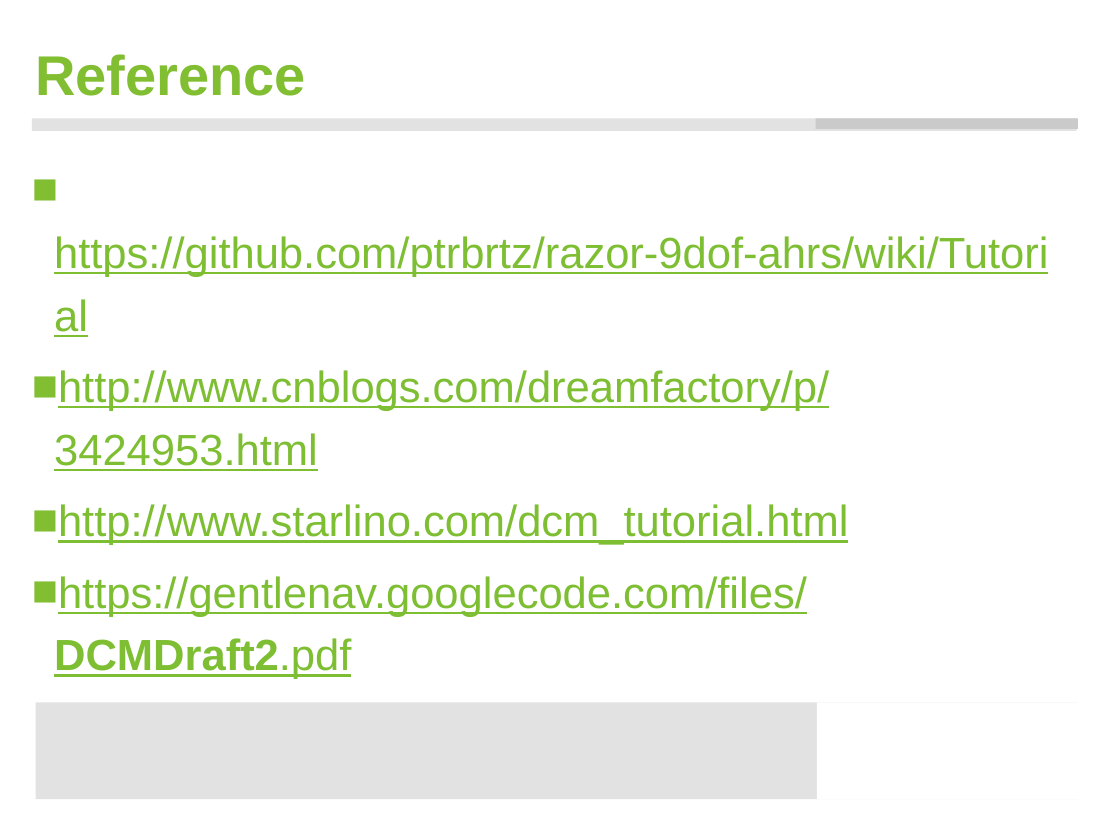
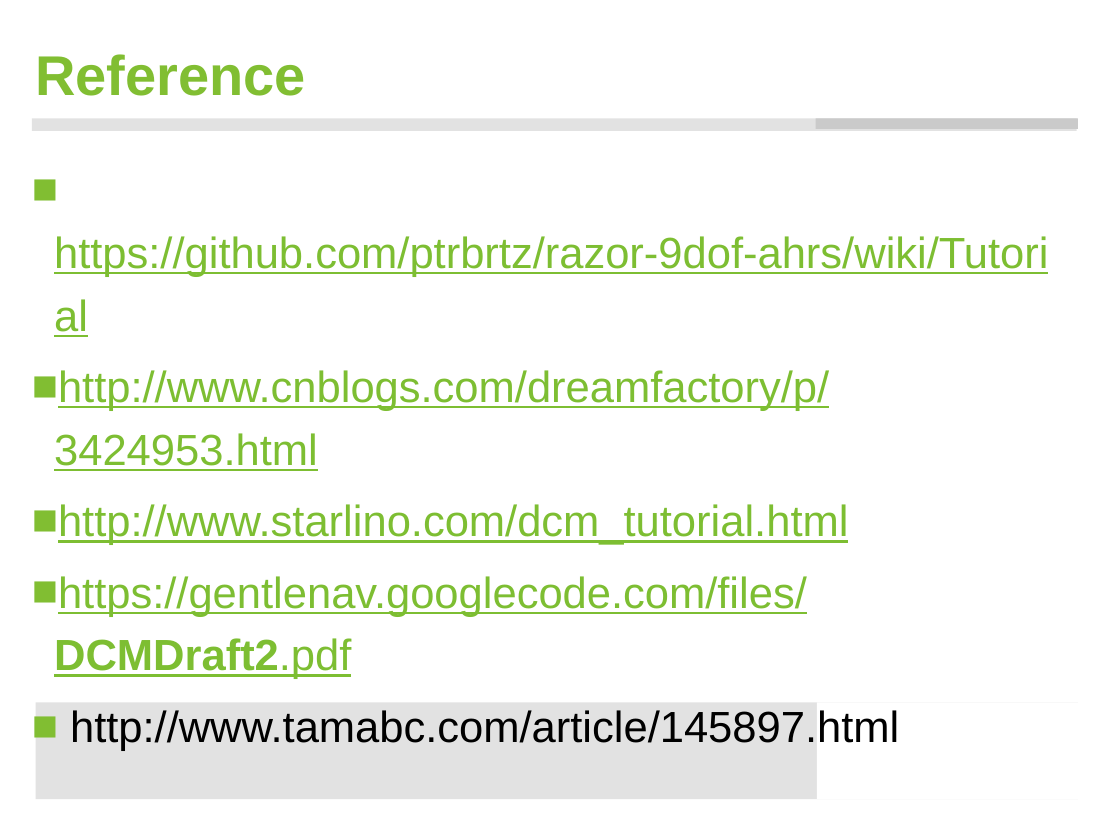
Before and after one commit to ccccjason/VR, a slide deck: slide 25 of data/my_dcm/DCM.pptx (slide 16 before the commit). Drawn at 1120x840 pixels with LibreOffice and Linux fonts; fonts in the diff are those of the drawing; background and template pictures are left out. Boxes give left, top, right and bottom in pixels: in the first picture for what was removed or moved away, otherwise in the second. Text is boxed around its words. In the diff, an @@ line names an element or a change of style, - is before the commit and + after.

Commit message:
update

```diff
--- a/data/my_dcm/DCM.pptx
+++ b/data/my_dcm/DCM.pptx
@@ text at [70,710,899,751]: paragraph added @@
+■ http://www.tamabc.com/article/145897.html
```
Also in this commit, not shown: 2 other slides changed, 9 slides added.
